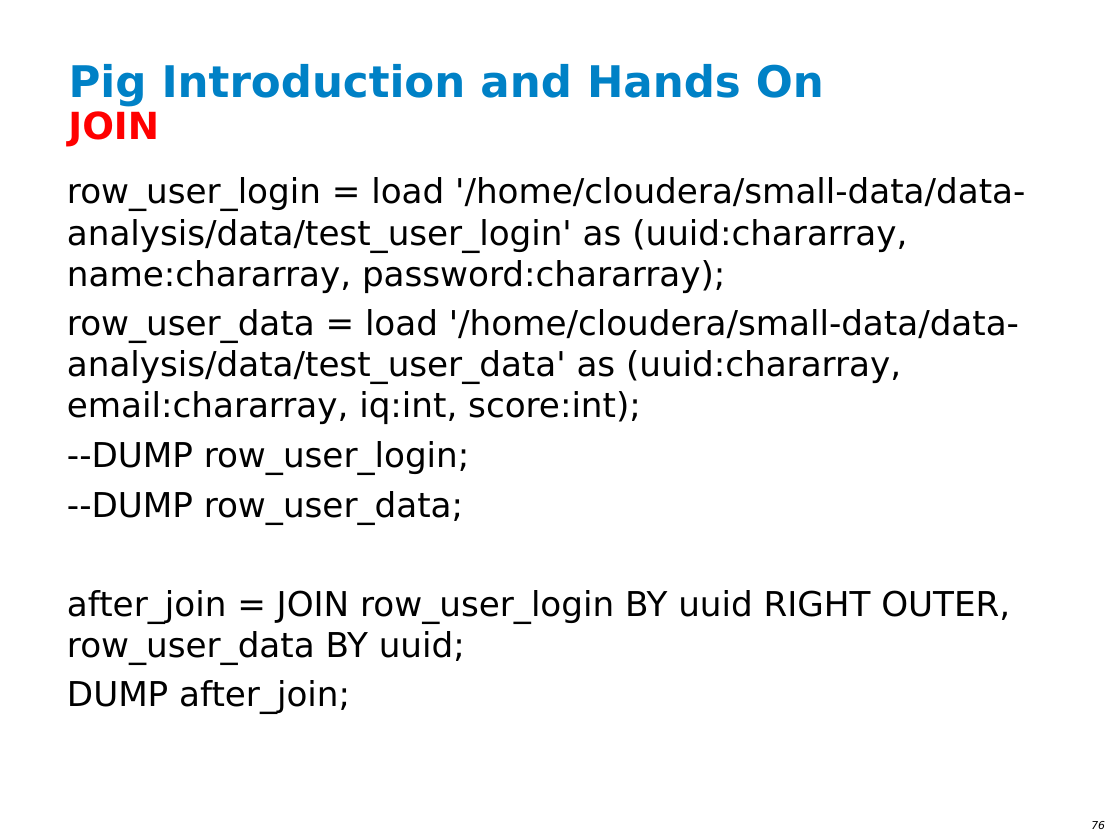
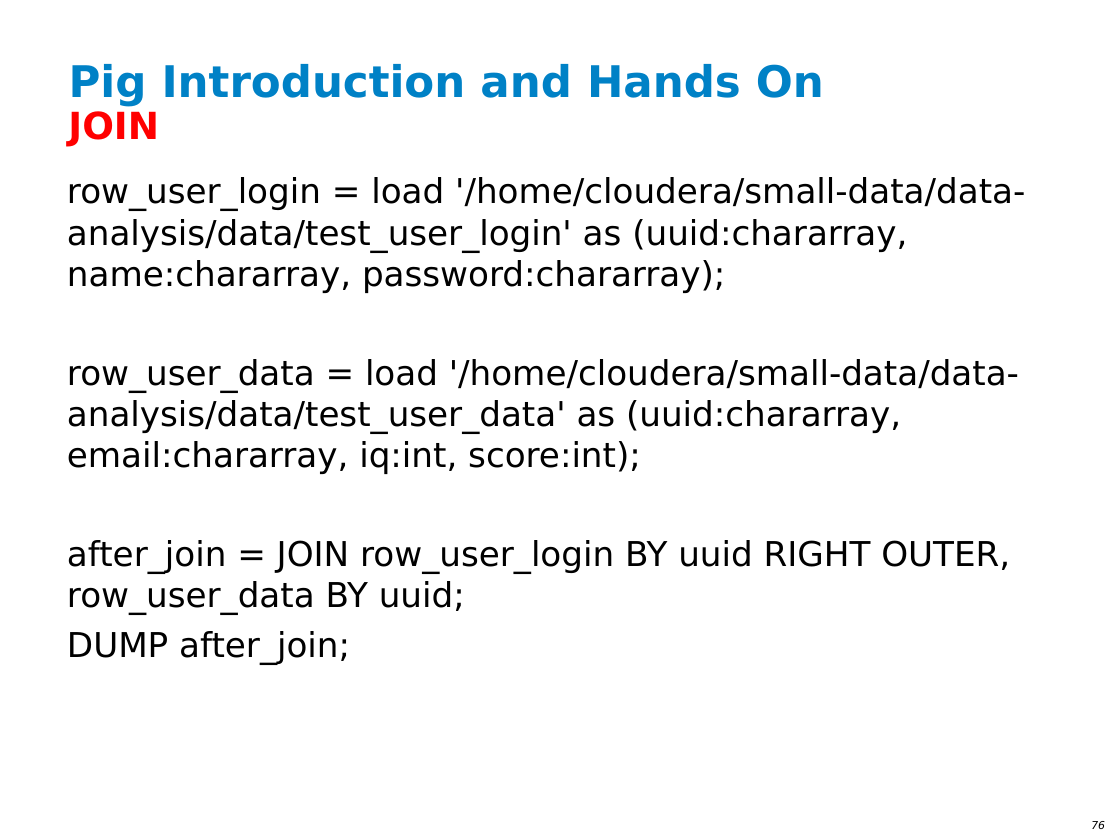
Before and after one commit to ianlin/small-data, a slide deck: slide 76 of training/III_Hadoop_20140607.ppt. Drawn at 1120x840 pixels with LibreOffice and Linux fonts; fonts in the diff are those of the drawing; background and template pictures are left out. Boxes give left, top, right and bottom in pixels: in the first picture for what was removed or moved away, otherwise in the second. Text is boxed around its words. In the diff, an @@ line names an element or a change of style, - is before the commit and + after.

```diff
--- a/training/III_Hadoop_20140607.ppt
+++ b/training/III_Hadoop_20140607.ppt
@@ text at (67,441,469,524): paragraphs removed @@
---DUMP row_user_login;
---DUMP row_user_data;
```
Also in this commit, not shown: 3 other slides changed, 2 slides added.
